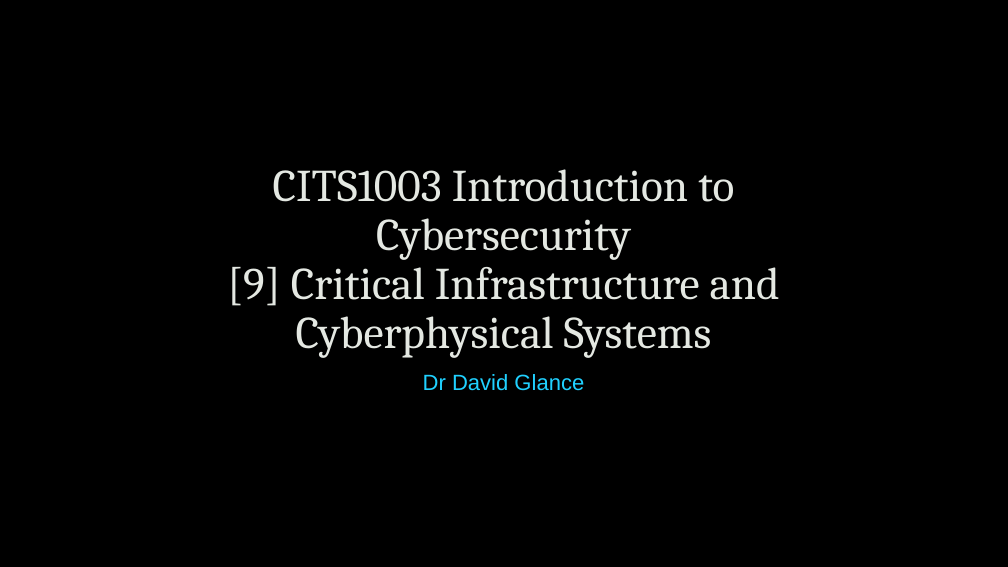
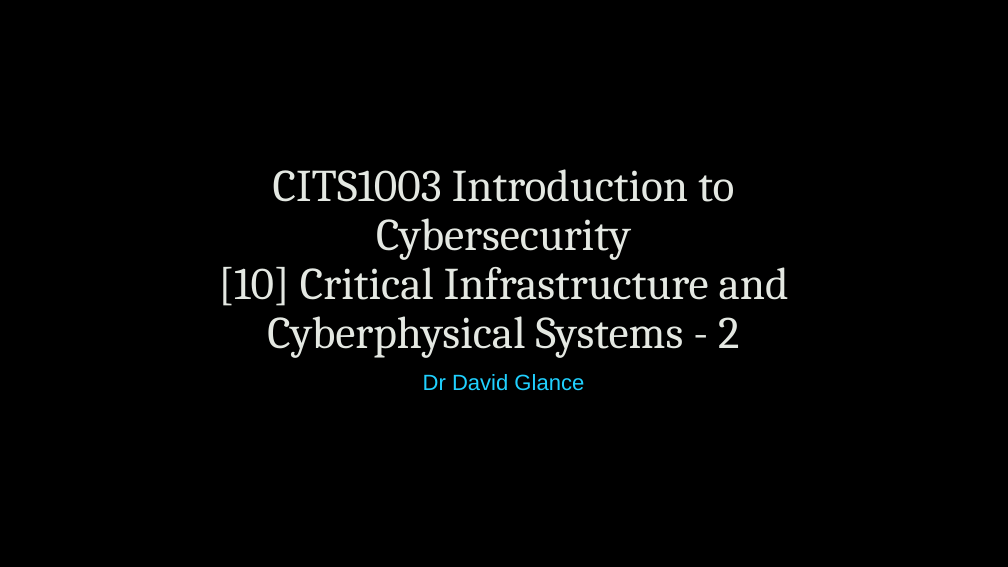
Before and after one commit to uwacsp/cits1003, a slide deck: slide 1 of Lectures/CITS1003-10 CI & CPS.pptx. Drawn at 1008x567 pixels with LibreOffice and Linux fonts; fonts in the diff are those of the drawing; background and template pictures are left out. Boxes give left, top, right and bottom in pixels: in the first picture for what was removed or moved away, otherwise in the second. Text is boxed around its words. In the diff, an @@ line names an element or a change of style, - is before the commit and + after.

```diff
--- a/Lectures/CITS1003-10 CI & CPS.pptx
+++ b/Lectures/CITS1003-10 CI & CPS.pptx
@@ title at (218, 169, 789, 358): text changed @@
-CITS1003 Introduction to Cybersecurity
-[9] Critical Infrastructure and Cyberphysical Systems
+CITS1003 Introduction to Cybersecurity
+[10] Critical Infrastructure and Cyberphysical Systems - 2
```
Also in this commit, not shown: 2 other slides changed, 2 other files.
